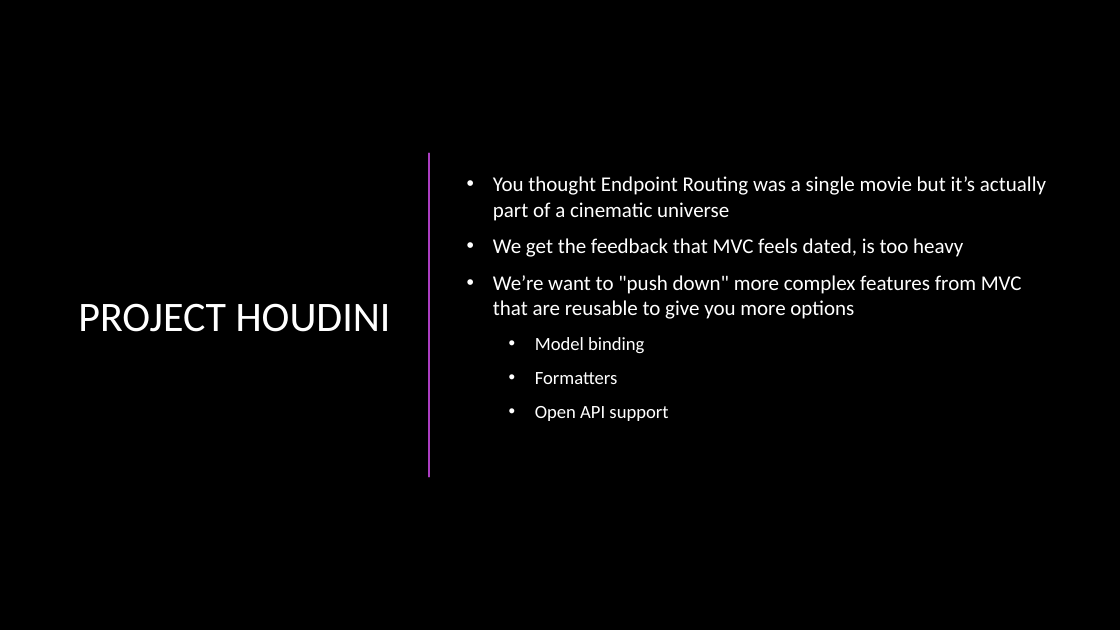
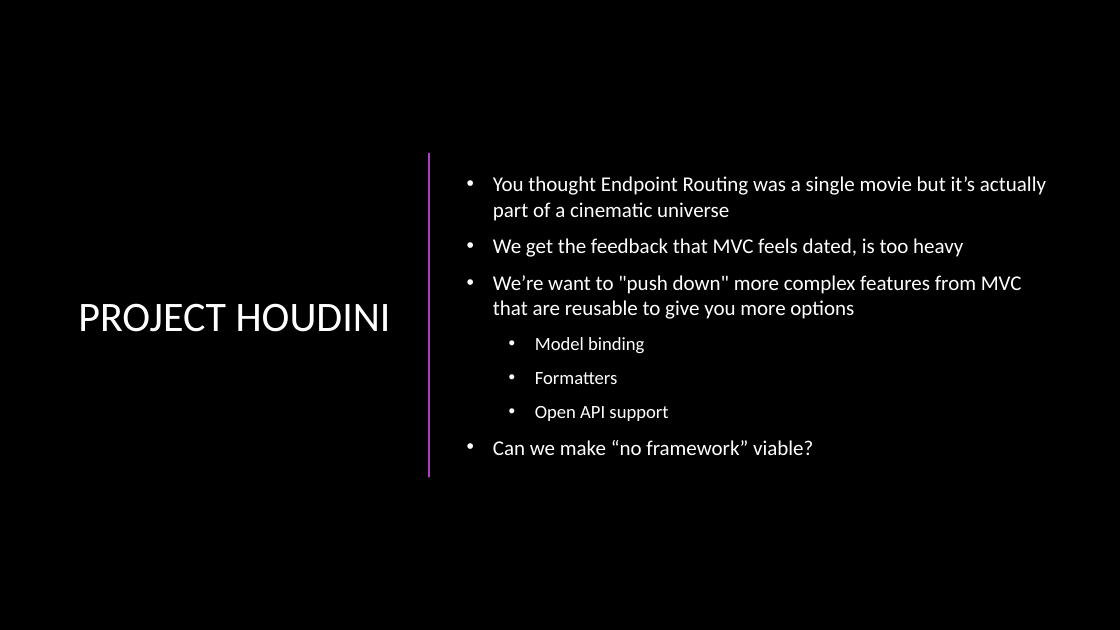
Before and after one commit to rynowak/Presentations, a slide deck: slide 18 of 2019/NDCSyndey/slides.pptx (slide 16 before the commit). Drawn at 1120x630 pixels with LibreOffice and Linux fonts; fonts in the diff are those of the drawing; background and template pictures are left out. Boxes give left, top, right and bottom in pixels: in the first picture for what was removed or moved away, otherwise in the second. Text is boxed around its words. In the diff, an @@ line names an element or a change of style, - is before the commit and + after.

```diff
--- a/2019/NDCSyndey/slides.pptx
+++ b/2019/NDCSyndey/slides.pptx
@@ text at [493, 440, 813, 455]: paragraph added @@
+• Can we make “no framework” viable?
```
Also in this commit, not shown: 2 other slides changed, 6 slides added.
